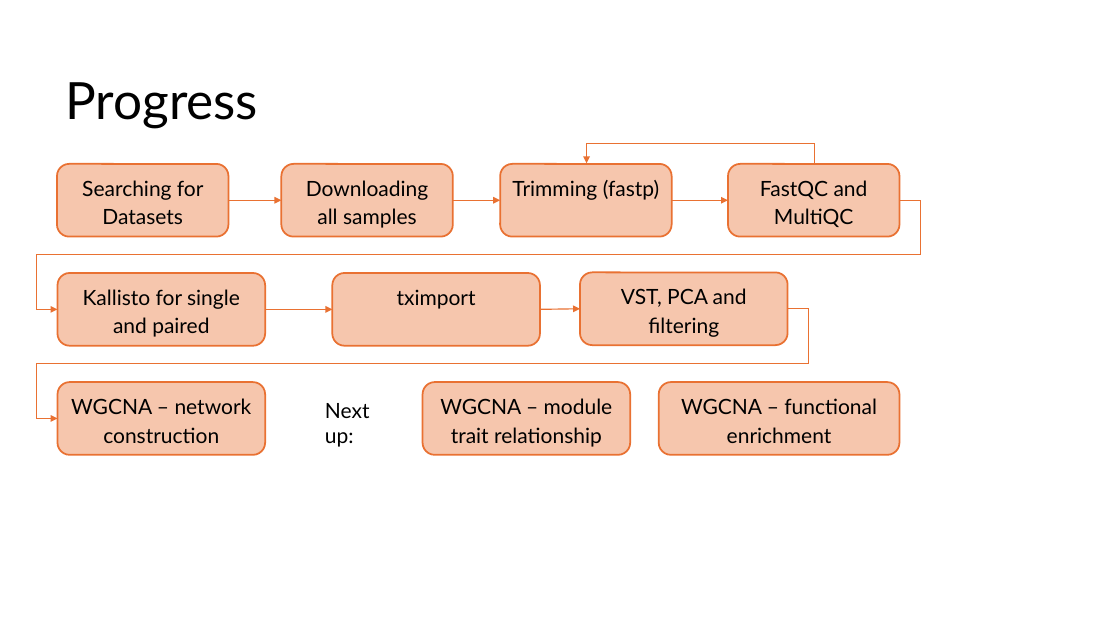
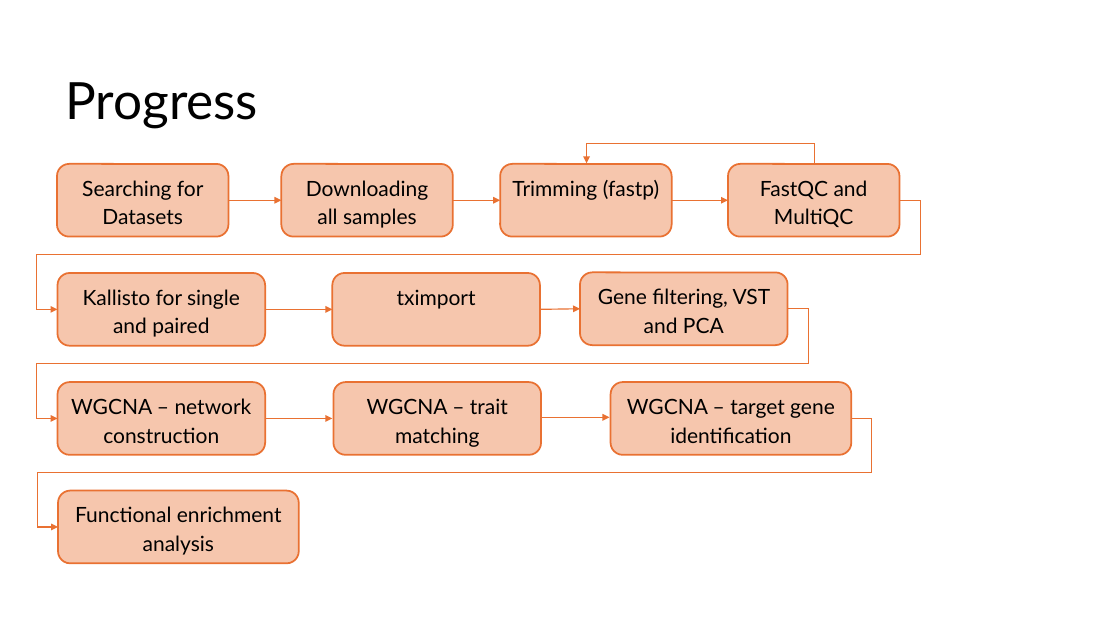
Before and after one commit to luisabender/bioinformatics-bachelor-s-thesis, a slide deck: slide 1 of progress.pptx. Drawn at 1120x630 pixels with LibreOffice and Linux fonts; fonts in the diff are those of the drawing. Boxes give left, top, right and bottom in pixels: in the first picture for what was removed or moved away, otherwise in the second. Text is boxed around its words. In the diff, an @@ line names an element or a change of style, - is before the commit and + after.

```diff
--- a/progress.pptx
+++ b/progress.pptx
@@ text in rounded rectangle at (x1=598, y1=288, x2=771, y2=333): text changed @@
-VST, PCA and filtering
+Gene filtering, VST and PCA
@@ rounded rectangle "WGCNA – trait matching" moved from (x1=423, y1=382, x2=630, y2=455) to (x1=334, y1=382, x2=541, y2=455) @@
@@ rounded rectangle "WGCNA – target gene identification" moved from (x1=659, y1=382, x2=900, y2=455) to (x1=611, y1=382, x2=852, y2=455) @@
@@ elbow arrow added from (851, 418) to (58, 527), #E97132 1 pt @@
@@ arrow added from (266, 418) to (333, 418), #E97132 1 pt @@
@@ text removed at (x1=325, y1=403, x2=370, y2=447) @@
-Next up:
@@ text in rounded rectangle at (x1=367, y1=398, x2=508, y2=447): text changed @@
-WGCNA – module trait relationship
+WGCNA – trait matching
@@ arrow added from (543, 418) to (610, 418), #E97132 1 pt @@
@@ text in rounded rectangle at (x1=627, y1=398, x2=835, y2=443): text changed @@
-WGCNA – functional enrichment
+WGCNA – target gene identification
@@ rounded rectangle added at (x1=58, y1=491, x2=299, y2=564), fill #F6C6AD, outline #E97132 1.5 pt, 18 pt, text #000000 @@
+Functional enrichment analysis
```
Also in this commit, not shown: 4 other slides changed, 10 slides added, 4 slides removed, 33 other files.
